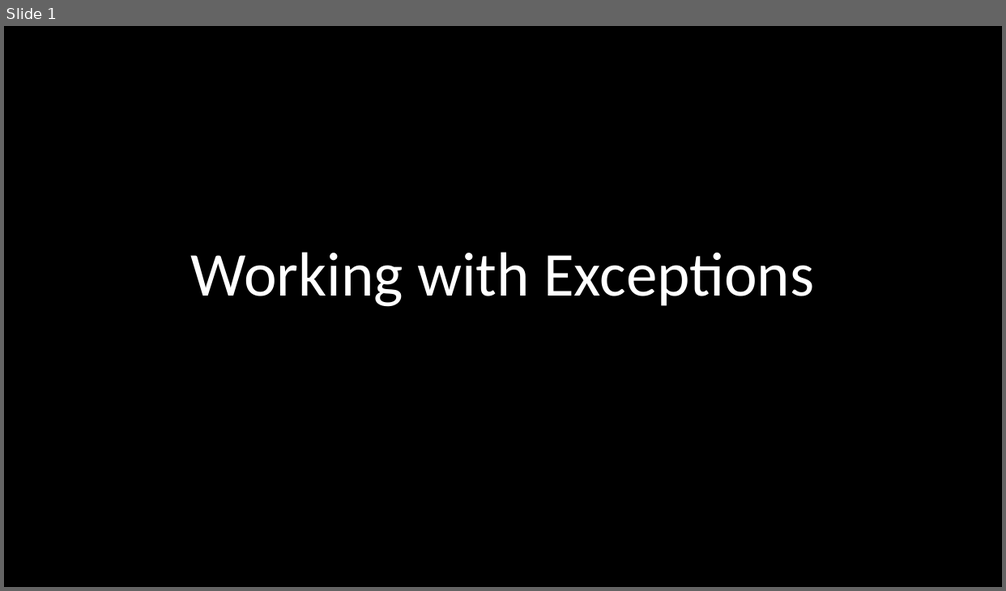
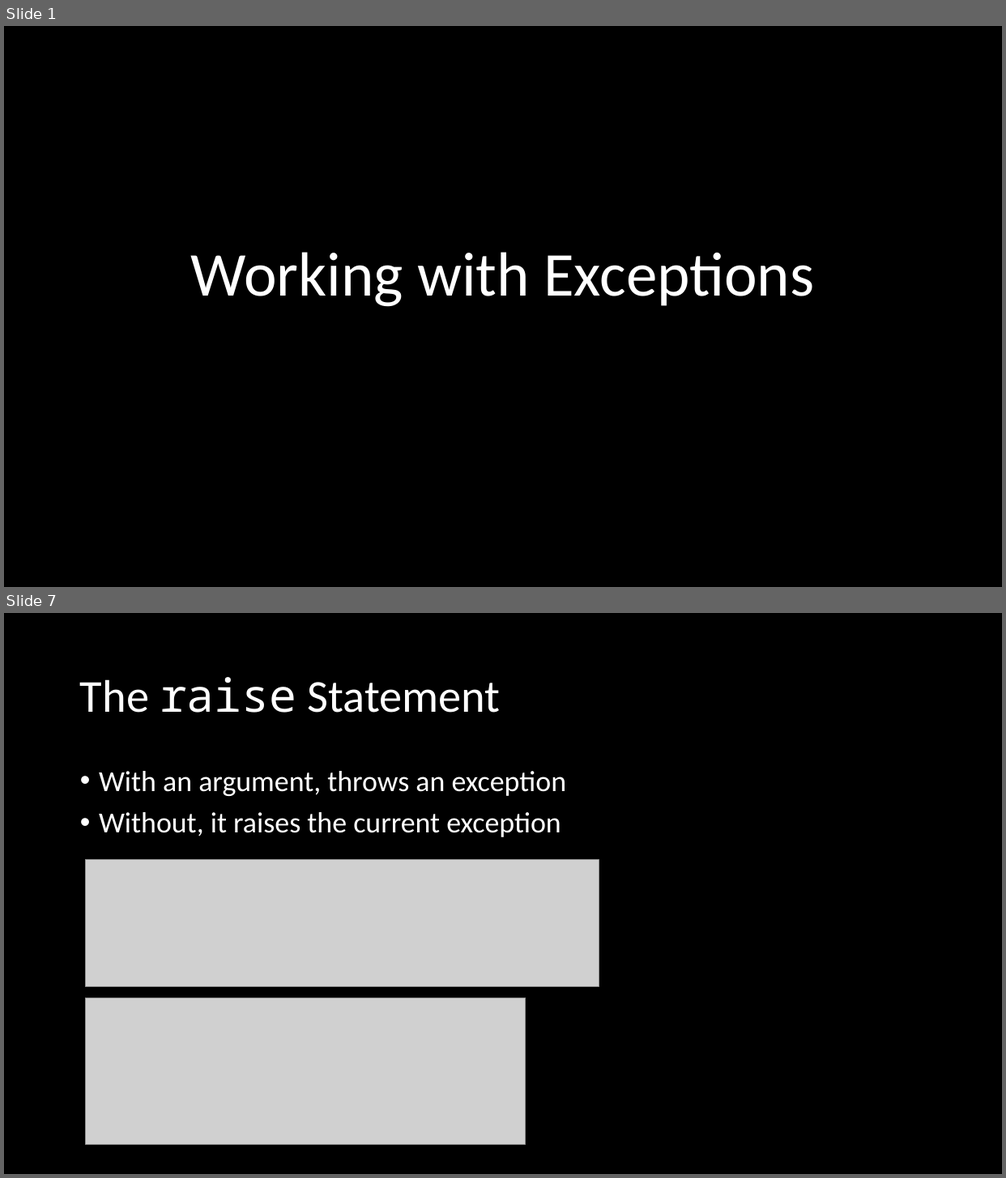
Before and after one commit to RobertKoehlmoos/intro-errors-exceptions, a slide deck: Exceptions_in_python.pptx. Shown one above the other, each under a label of ours: slide 1 before the commit, slides 1 and 7 after it; the slides between them are not shown. The pictures are 1006x591 and 1006x1178 pixels, drawn with LibreOffice and Linux fonts; fonts in the diff are those of the drawing; grey boxes stand for pictures. Boxes give left, top, right and bottom in pixels: in the first picture for what was removed or moved away, otherwise in the second. Text is boxed around its words. In the diff, an @@ line names an element or a change of style, - is before the commit and + after.

```diff
--- a/Exceptions_in_python.pptx
+++ b/Exceptions_in_python.pptx
@@ slide 7 added at [4,613,1002,1174], background #000000 @@
@@ title added at [80,677,500,713], 44 pt, text #FFFFFF @@
+The raise Statement
@@ text added at [99,771,567,837], 28 pt, text #FFFFFF @@
+• With an argument, throws an exception
+• Without, it raises the current exception
@@ picture added at [86,860,599,987] @@
@@ picture added at [86,999,526,1144] @@
```
Also in this commit, not shown: 7 other slides added, 3 other files.
